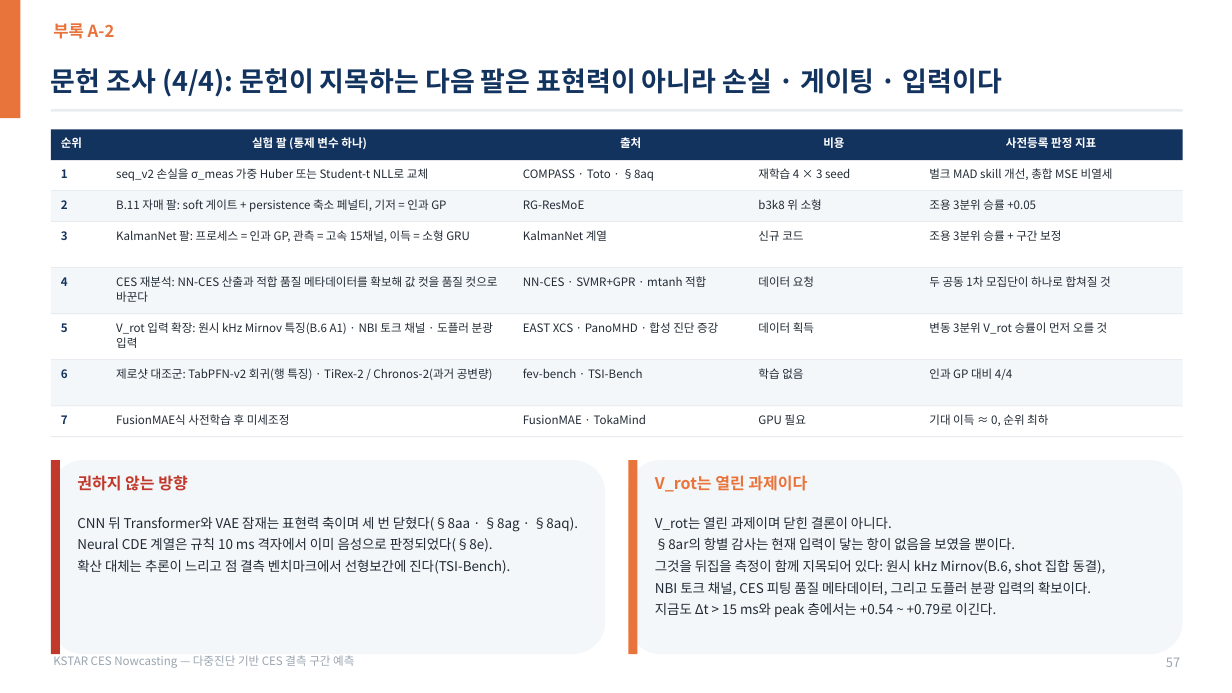
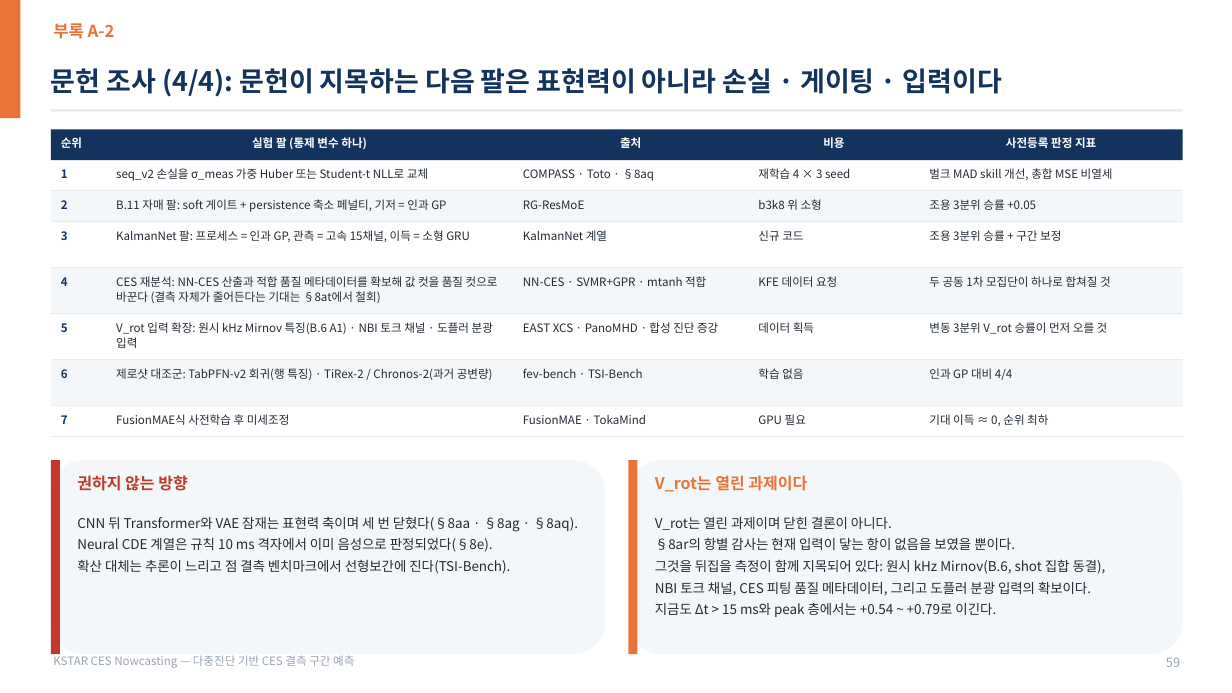
Before and after one commit to iseungsang01/ml-intern-revision, a slide deck: slide 70 of docs/presentation/KSTAR_CES_발표자료.pptx (slide 68 before the commit). Drawn at 1232x693 pixels with LibreOffice and Linux fonts; fonts in the diff are those of the drawing. Boxes give left, top, right and bottom in pixels: in the first picture for what was removed or moved away, otherwise in the second. Text is boxed around its words. In the diff, an @@ line names an element or a change of style, - is before the commit and + after.

```diff
--- a/docs/presentation/KSTAR_CES_발표자료.pptx
+++ b/docs/presentation/KSTAR_CES_발표자료.pptx
@@ text at (116,276,498,303): text changed @@
-CES 재분석: NN-CES 산출과 적합 품질 메타데이터를 확보해 값 컷을 품질 컷으로 바꾼다
+CES 재분석: NN-CES 산출과 적합 품질 메타데이터를 확보해 값 컷을 품질 컷으로 바꾼다 (결측 자체가 줄어든다는 기대는 §8at에서 철회)
@@ text at (758,276,837,287): text changed @@
-데이터 요청
+KFE 데이터 요청
@@ text at (1166,657,1180,667): text changed @@
-57
+59
```
Also in this commit, not shown: 7 other slides changed, 2 slides added, 12 other files.
